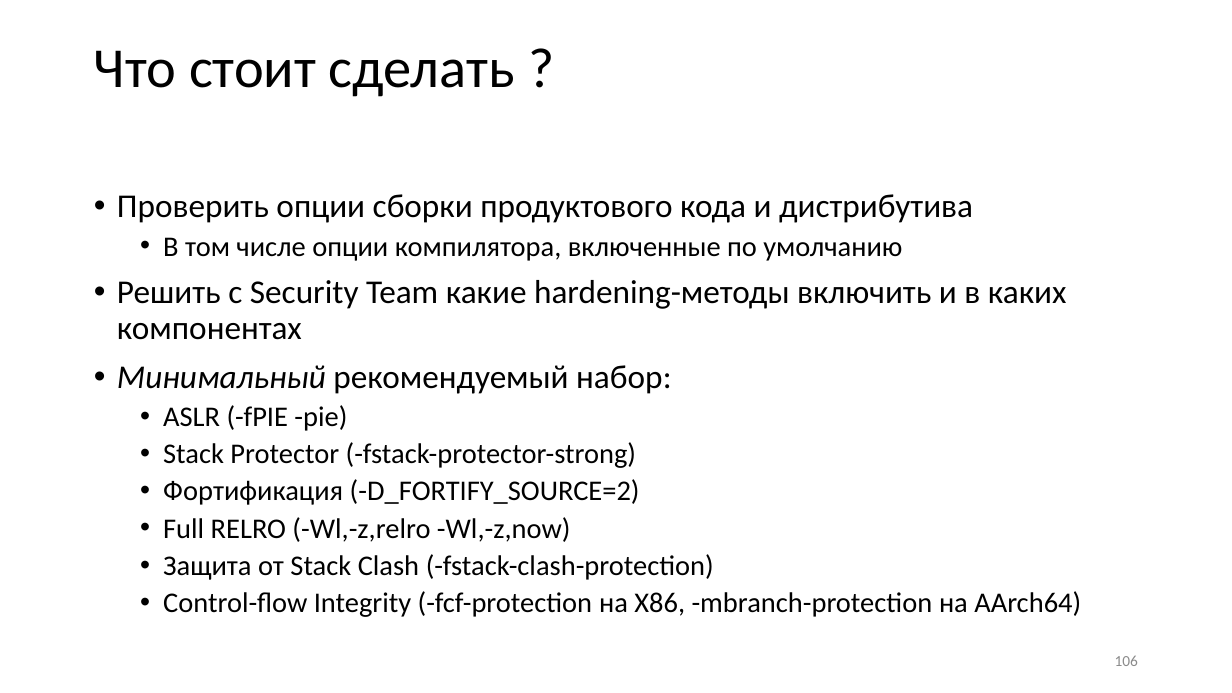
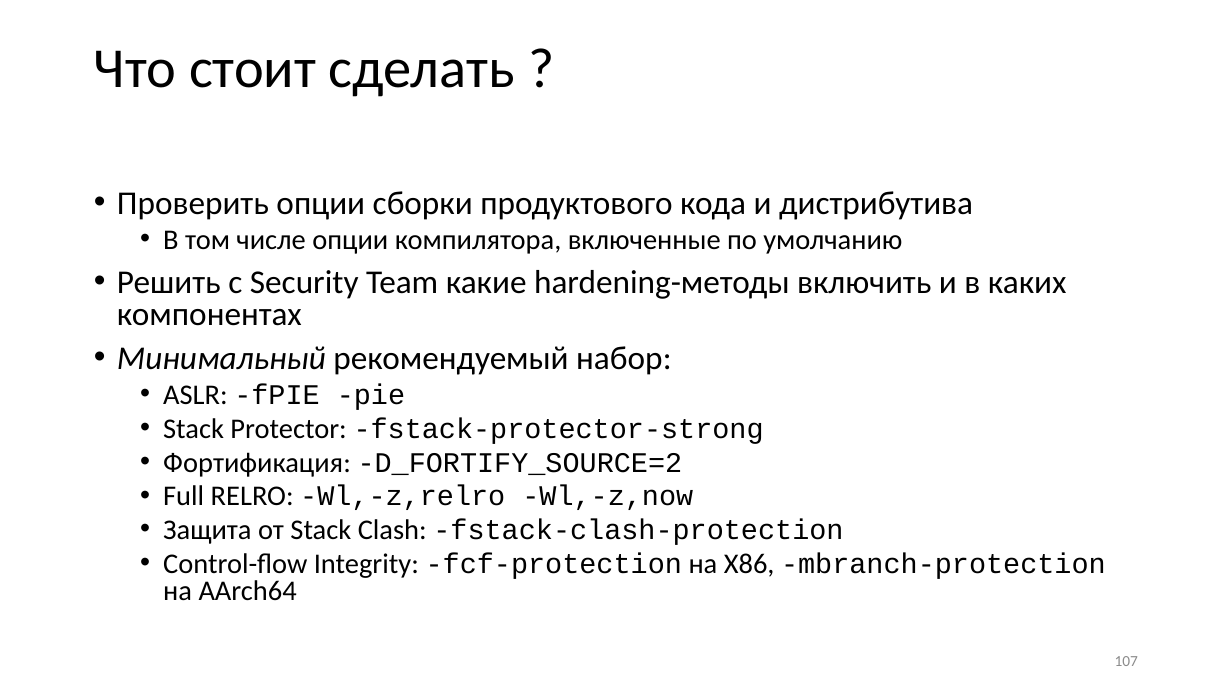
Before and after one commit to yugr/slides, a slide deck: slide 107 of CppZeroCost/2025/RU.pptx (slide 106 before the commit). Drawn at 1232x693 pixels with LibreOffice and Linux fonts; fonts in the diff are those of the drawing. Boxes give left, top, right and bottom in pixels: in the first picture for what was removed or moved away, otherwise in the second. Text is boxed around its words. In the diff, an @@ line names an element or a change of style, - is before the commit and + after.

```diff
--- a/CppZeroCost/2025/RU.pptx
+++ b/CppZeroCost/2025/RU.pptx
@@ text at (x1=117, y1=191, x2=1067, y2=375): line spacing 0.9 to 0.8 @@
@@ text at (x1=163, y1=384, x2=1106, y2=601): text changed; font Calibri to Courier New @@
-  • ASLR (-fPIE -pie)
-  • Stack Protector (-fstack-protector-strong)
-  • Фортификация (-D_FORTIFY_SOURCE=2)
-  • Full RELRO (-Wl,-z,relro -Wl,-z,now)
-  • Защита от Stack Clash (-fstack-clash-protection)
-  • Control-flow Integrity (-fcf-protection на X86, -mbranch-protection на AArch64)
+  • ASLR: -fPIE -pie
+  • Stack Protector: -fstack-protector-strong
+  • Фортификация: -D_FORTIFY_SOURCE=2
+  • Full RELRO: -Wl,-z,relro -Wl,-z,now
+  • Защита от Stack Clash: -fstack-clash-protection
+  • Control-flow Integrity: -fcf-protection на X86, -mbranch-protection на AArch64
@@ page number at (x1=1115, y1=656, x2=1138, y2=666): text changed @@
-106
+107
```
Also in this commit, not shown: 36 other slides changed, 1 slide added, 4 other files.
